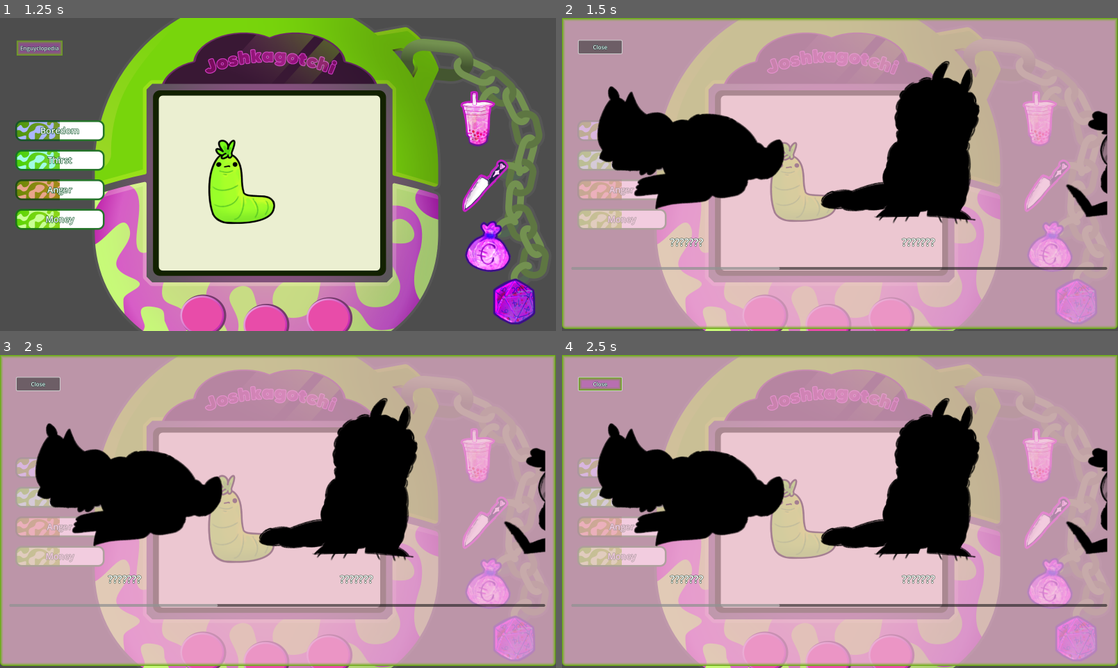
Above: before the commit, frames 1-4 (two rows, left to right).
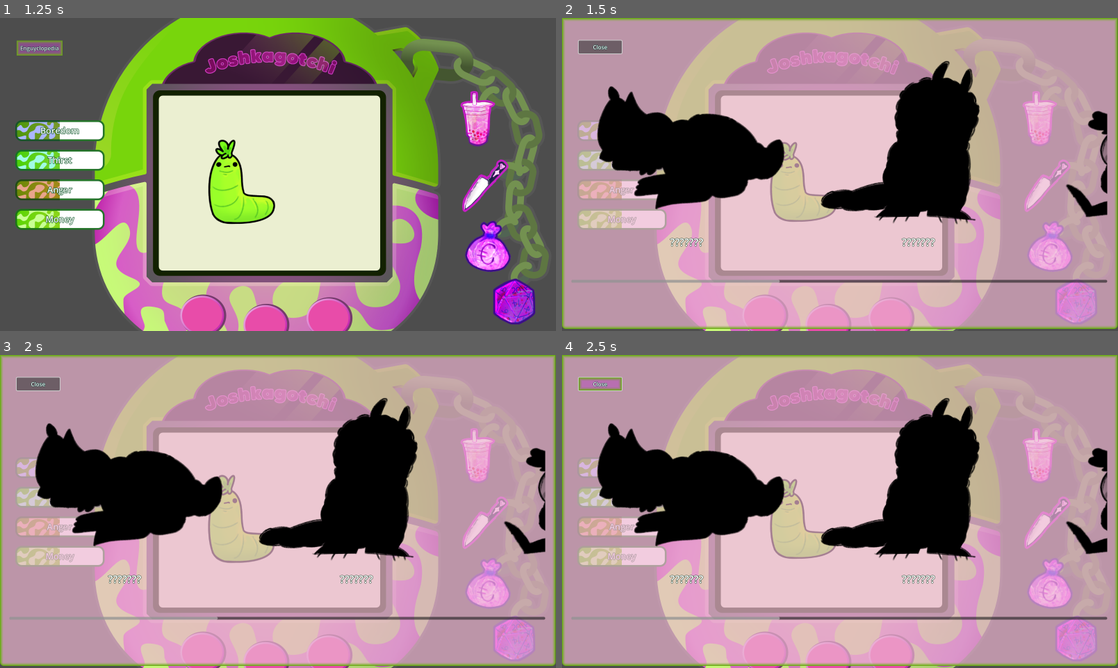
Above: after the commit, the same moments.

Repository: BlustrawberRi/Joshkagochi
Game: Godot game, scene res://Scenes/debug_ri.tscn
Two runs of this game, one before a commit and one after it. Both use one fixed random seed, a clock stepped at 60 frames per second and the inputs below. The project has no main scene, so this scene is started directly. The engine's default icon, where the game draws it, is replaced by a stand-in: a white triangle on a blue panel in a dark square.
Inputs (mouse positions are in pixels of both pictures, inside the frame that each line leads up to):
- Up to frame 1 (1.25 s): click (478, 118) at 0.52 s
- Up to frame 2 (1.5 s): click "Enguyclopedia" at 1.25 s
- Up to frame 3 (2 s): no input
- Up to frame 4 (2.5 s): click (1040, 455) at 2.02 s

Frame 1 is identical in both runs. In frame 2, 1.8% of the frame differs, in the area x 1-99%, y 79-85%; in frame 3, 1.8%; in frame 4, 1.8%.

Commit message:
resized enguyclopedia to not cut off description texts

Diff:
--- a/Scenes/debug_ri.tscn
+++ b/Scenes/debug_ri.tscn
@@ -368,7 +368,7 @@
 offset_left = 27.0
 offset_top = 110.0
 offset_right = 1569.0
-offset_bottom = 724.0
+offset_bottom = 761.0
 
 [node name="HBoxContainer" type="HBoxContainer" parent="Enguyclopedia/Panel/ScrollContainer"]
 layout_mode = 2
--- a/Scenes/result_entry_thirst_trap.tscn
+++ b/Scenes/result_entry_thirst_trap.tscn
@@ -14,5 +14,3 @@
 
 [node name="Description" parent="." index="2"]
 text = "\"You got no money and are too hot. We gonna make lemonade out of this somehow..\""
-fit_content = true
-horizontal_alignment = 1
Not shown: 1 places in Scenes/debug_ri.tscn that only renumber resources
Not shown: 1 places in Scenes/result_entry.tscn that only renumber resources
